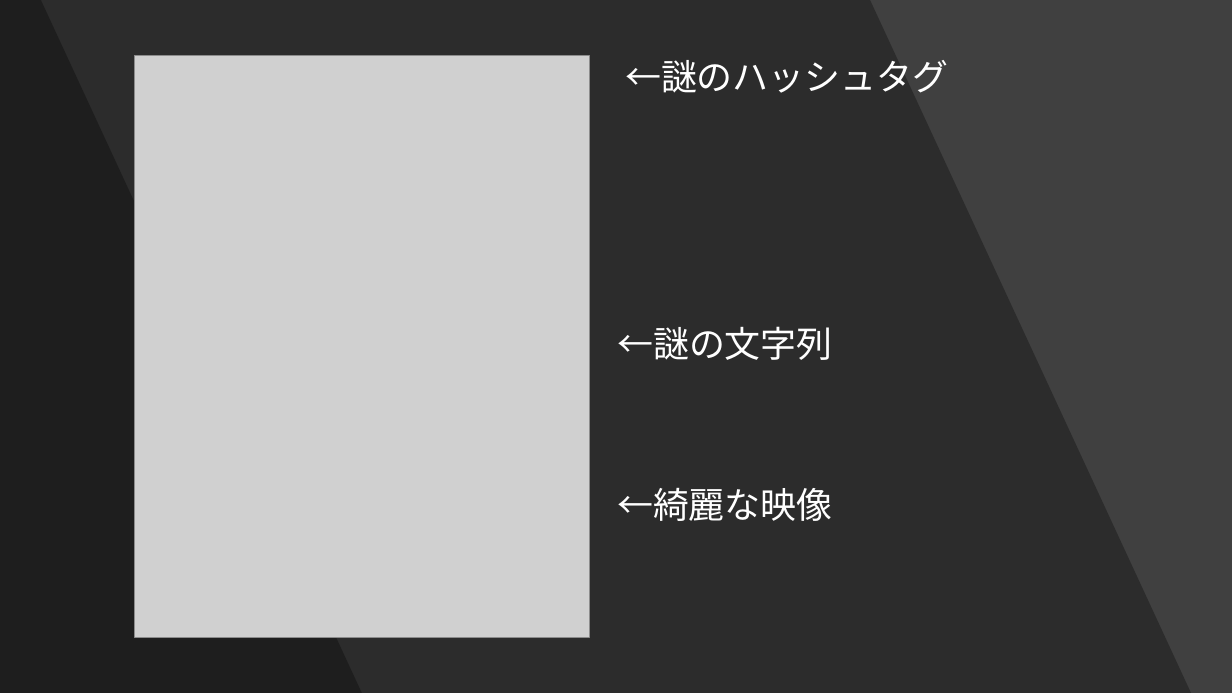
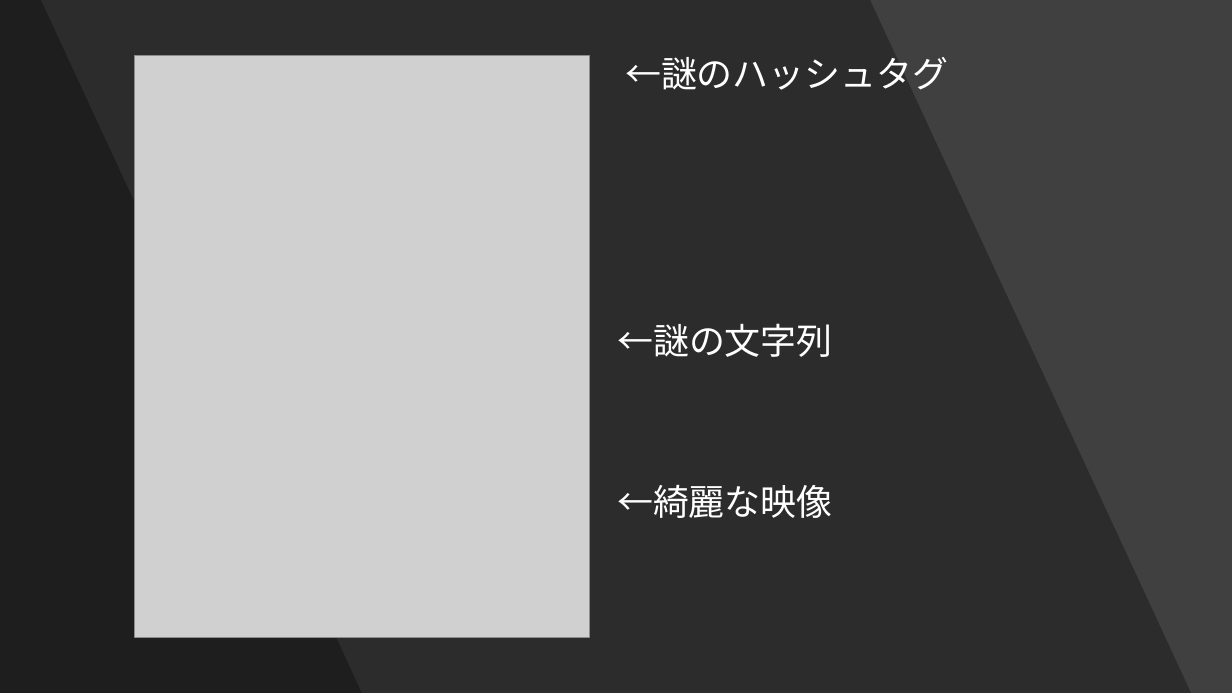
Before and after one commit to Forenard/TsubuyakiGLSL, a slide deck: slide 2 of つぶやきGLSLとは.pptx. Drawn at 1232x693 pixels with LibreOffice and Linux fonts; fonts in the diff are those of the drawing; grey boxes stand for pictures. Boxes give left, top, right and bottom in pixels: in the first picture for what was removed or moved away, otherwise in the second. Text is boxed around its words. In the diff, an @@ line names an element or a change of style, - is before the commit and + after.

```diff
--- a/つぶやきGLSLとは.pptx
+++ b/つぶやきGLSLとは.pptx
@@ line spacing 0.9 to 0.8 in 3 elements at (617,323,832,357), (617,485,832,518), (625,57,948,90) @@
```
Also in this commit, not shown: 2 other slides changed, 14 slides added.
